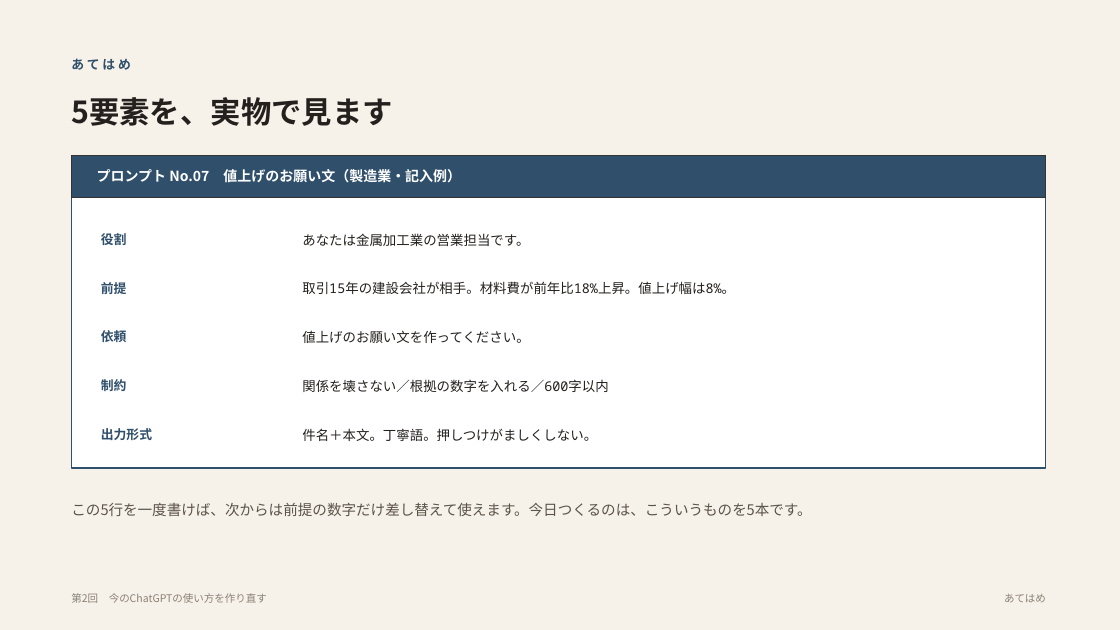
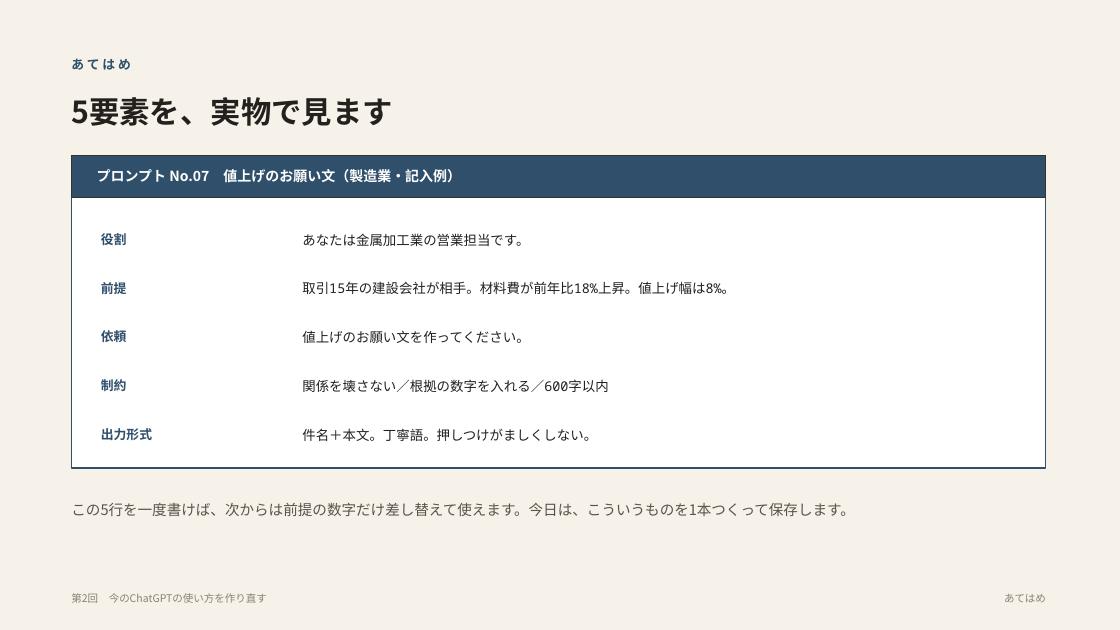
Before and after one commit to yusuke-aoki-bit/founders-ai-program, a slide deck: slide 5 of slides/pptx/第02回_今のChatGPTの使い方を作り直す.pptx. Drawn at 1120x630 pixels with LibreOffice and Linux fonts; fonts in the diff are those of the drawing. Boxes give left, top, right and bottom in pixels: in the first picture for what was removed or moved away, otherwise in the second. Text is boxed around its words. In the diff, an @@ line names an element or a change of style, - is before the commit and + after.

```diff
--- a/slides/pptx/第02回_今のChatGPTの使い方を作り直す.pptx
+++ b/slides/pptx/第02回_今のChatGPTの使い方を作り直す.pptx
@@ text at (x1=71, y1=503, x2=855, y2=516): text changed @@
-この5行を一度書けば、次からは前提の数字だけ差し替えて使えます。今日つくるのは、こういうものを5本です。
+この5行を一度書けば、次からは前提の数字だけ差し替えて使えます。今日は、こういうものを1本つくって保存します。
```
Also in this commit, not shown: 9 other slides changed, 10 other files.
